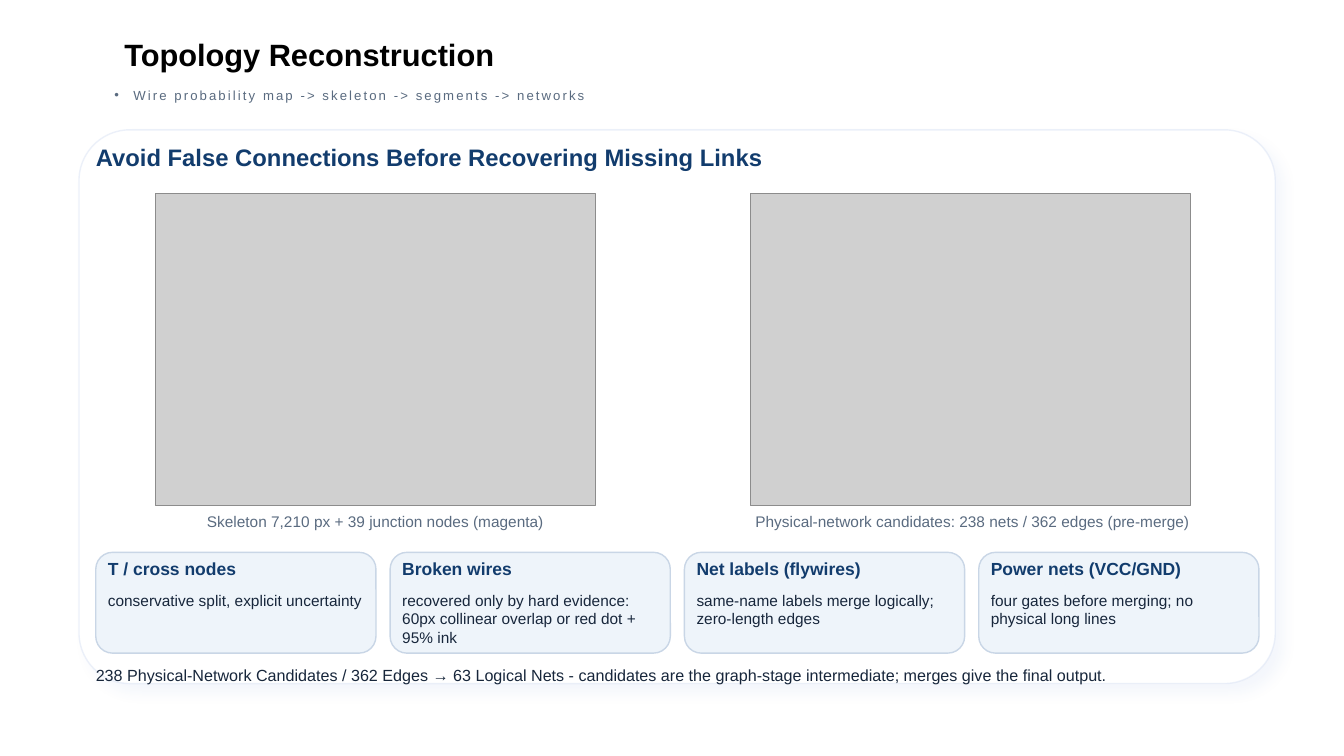
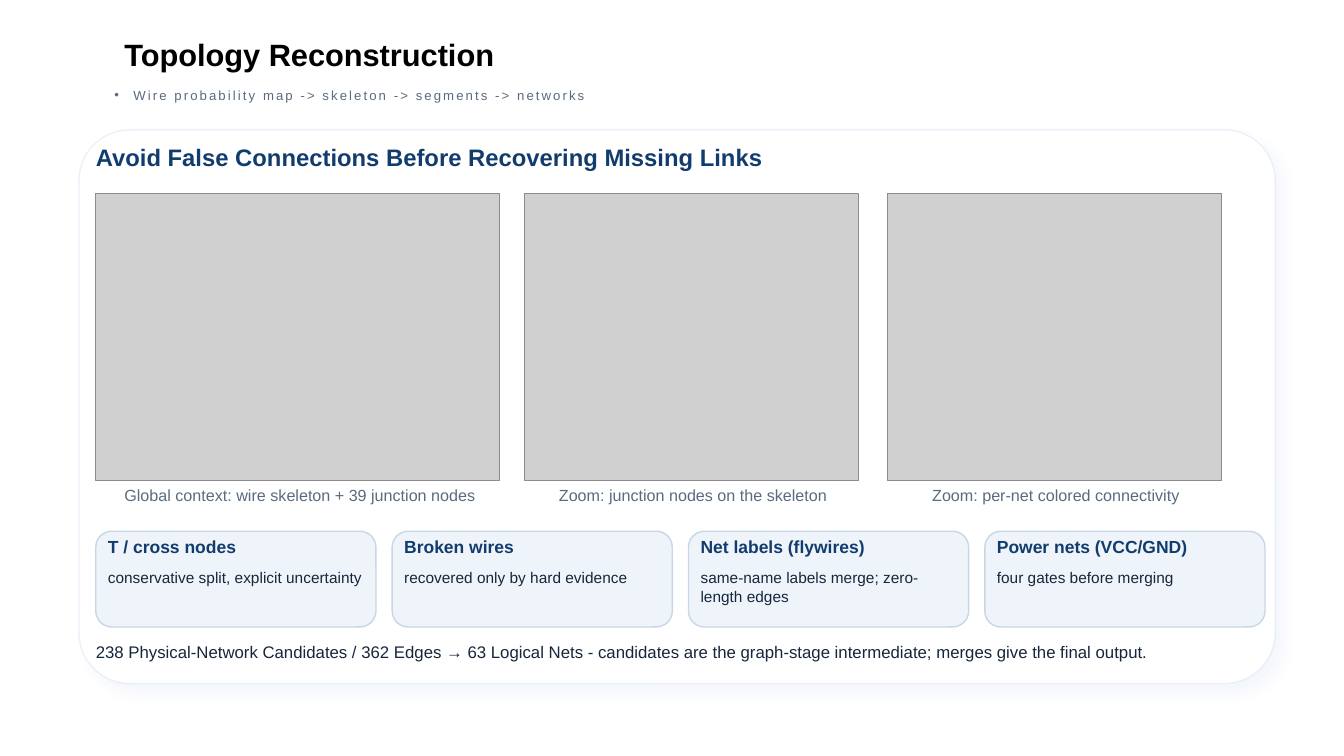
Before and after one commit to zc-cc1/pcb-schematic-parser, a slide deck: slide 6 of docs/eda_final_defense/slides/EDA精英挑战赛_决赛答辩_官方模板版.pptx. Drawn at 1344x756 pixels with LibreOffice and Linux fonts; fonts in the diff are those of the drawing; grey boxes stand for pictures; background and template pictures are left out. Boxes give left, top, right and bottom in pixels: in the first picture for what was removed or moved away, otherwise in the second. Text is boxed around its words. In the diff, an @@ line names an element or a change of style, - is before the commit and + after.

```diff
--- a/docs/eda_final_defense/slides/EDA精英挑战赛_决赛答辩_官方模板版.pptx
+++ b/docs/eda_final_defense/slides/EDA精英挑战赛_决赛答辩_官方模板版.pptx
@@ picture resized from (x1=155, y1=194, x2=596, y2=506) to (x1=96, y1=194, x2=500, y2=481) @@
@@ picture added at (x1=524, y1=194, x2=859, y2=481) @@
@@ picture resized from (x1=750, y1=194, x2=1191, y2=506) to (x1=887, y1=194, x2=1222, y2=481) @@
@@ text at (x1=124, y1=489, x2=475, y2=505): text changed; size 11 to 11.5 pt @@
-Skeleton 7,210 px + 39 junction nodes (magenta)
+Global context: wire skeleton + 39 junction nodes
@@ text added at (x1=559, y1=489, x2=827, y2=505), 11.5 pt, text #5A6B80 @@
+Zoom: junction nodes on the skeleton
@@ text added at (x1=932, y1=489, x2=1179, y2=505), 11.5 pt, text #5A6B80 @@
+Zoom: per-net colored connectivity
@@ rounded rectangle resized from (x1=96, y1=553, x2=376, y2=653) to (x1=96, y1=531, x2=376, y2=627) @@
@@ rounded rectangle resized from (x1=390, y1=553, x2=670, y2=653) to (x1=392, y1=531, x2=673, y2=627) @@
@@ 3 texts moved together from (x1=96, y1=562, x2=1106, y2=685) to (x1=96, y1=540, x2=1147, y2=662) @@
@@ rounded rectangle resized from (x1=685, y1=553, x2=965, y2=653) to (x1=689, y1=531, x2=969, y2=627) @@
@@ text "Net labels (flywires)" moved from (x1=697, y1=562, x2=861, y2=579) to (x1=701, y1=540, x2=865, y2=557) @@
@@ text removed at (x1=755, y1=516, x2=1189, y2=530) @@
-Physical-network candidates: 238 nets / 362 edges (pre-merge)
@@ rounded rectangle resized from (x1=979, y1=553, x2=1259, y2=653) to (x1=985, y1=531, x2=1265, y2=627) @@
@@ text "Power nets (VCC/GND)" moved from (x1=991, y1=562, x2=1181, y2=579) to (x1=997, y1=540, x2=1187, y2=557) @@
@@ text "conservative split, explicit uncertainty" moved from (x1=108, y1=595, x2=361, y2=609) to (x1=108, y1=572, x2=361, y2=587) @@
@@ text at (x1=404, y1=572, x2=627, y2=586): text changed @@
-recovered only by hard evidence: 60px collinear overlap or red dot + 95% ink
+recovered only by hard evidence
@@ text at (x1=701, y1=572, x2=918, y2=605): text changed @@
-same-name labels merge logically; zero-length edges
+same-name labels merge; zero-length edges
@@ text at (x1=997, y1=572, x2=1174, y2=586): text changed @@
-four gates before merging; no physical long lines
+four gates before merging
@@ text "238 Physical-Network Candidates / 362 ..." at (x1=96, y1=646, x2=1147, y2=662): size 11.5 to 12 pt @@
```
Also in this commit, not shown: 15 other slides changed, 31 other files.
